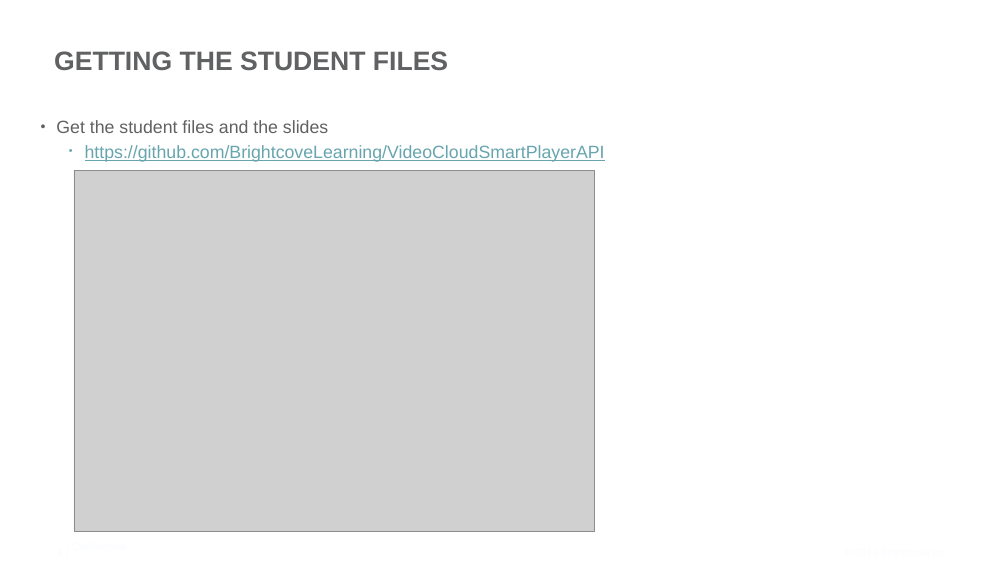
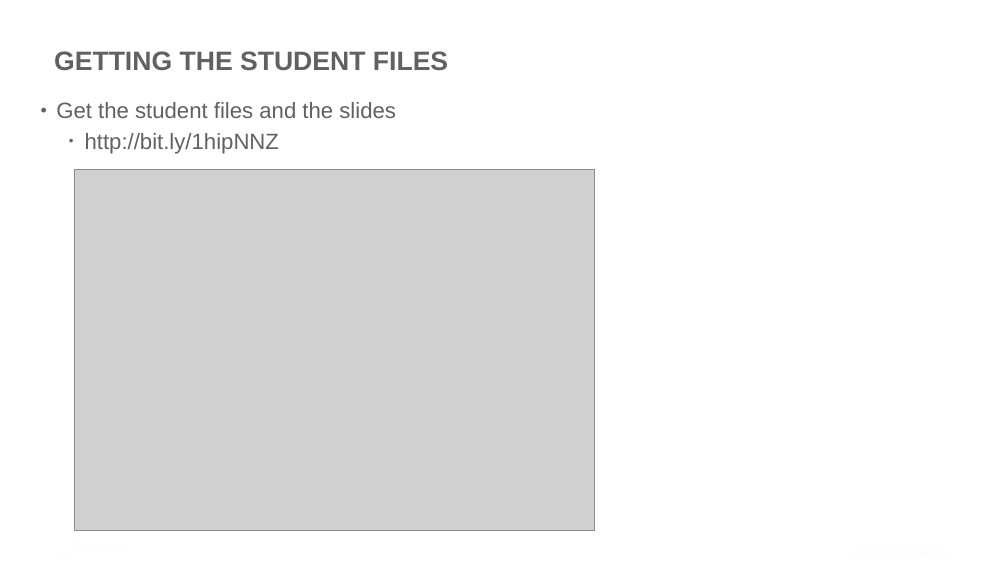
Before and after one commit to BrightcoveLearning/VideoCloudSmartPlayerAPI, a slide deck: slide 4 of VideoSessionsMaterials/v2-setting-up.pptx. Drawn at 1008x567 pixels with LibreOffice and Linux fonts; fonts in the diff are those of the drawing; grey boxes stand for pictures; background and template pictures are left out. Boxes give left, top, right and bottom in pixels: in the first picture for what was removed or moved away, otherwise in the second. Text is boxed around its words. In the diff, an @@ line names an element or a change of style, - is before the commit and + after.

Commit message:
updating slides when recording videos

```diff
--- a/VideoSessionsMaterials/v2-setting-up.pptx
+++ b/VideoSessionsMaterials/v2-setting-up.pptx
@@ text "Get the student files and ..." moved from (x1=56, y1=120, x2=605, y2=162) to (x1=56, y1=102, x2=396, y2=154) @@
@@ text at (x1=56, y1=102, x2=396, y2=118): size 24 to 30 pt in "Get the student files and the slides" @@
@@ text at (x1=85, y1=133, x2=279, y2=154): text changed; size 24 to 30 pt; text colour #67A5AE to #606163 @@
-  • https://github.com/BrightcoveLearning/VideoCloudSmartPlayerAPI
+  • http://bit.ly/1hipNNZ
```
Also in this commit, not shown: 2 other slides changed, 4 other files.
